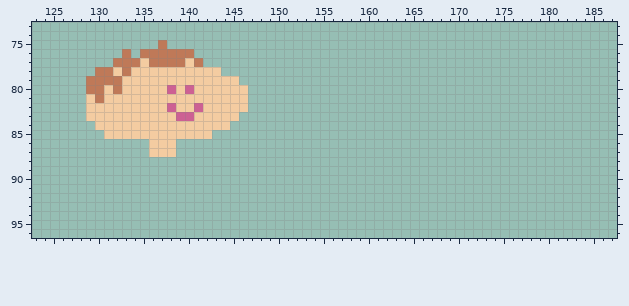
File history of a pixel-art file, resources/textures/Entities.aseprite. Above: the version before the commit.
512x512 pixels, 1 frame. Colours within 5 levels of each other are drawn and written as one. Shown: x 123..187, y 73..96.
The result:
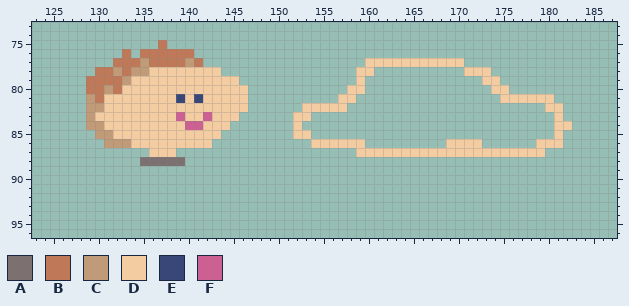
Palette (. is transparent): A #7d7071  B #bf7958  C #c19b77  D #f4cca1  E #394778  F #cd6093
The exact change:
Layer "Layer 1 #3":
y 77: x 135 D -> C; x 140 D -> C; x 160..170 ........... -> DDDDDDDDDDD
y 78: x 132 D -> C; x 134..135 DD -> CC; x 159..160 .. -> DD; x 171..173 ... -> DDD
y 79: x 133 D -> C; x 159 . -> D; x 173..174 .. -> DD
y 80: x 131 D -> C; x 138 F -> D; x 140 F -> D; x 158..159 .. -> DD; x 174..175 .. -> DD
y 81: x 129 D -> C; x 139 D -> E; x 141 D -> E; x 157..158 .. -> DD; x 175..180 ...... -> DDDDDD
y 82: x 129..130 DD -> CC; x 138 F -> D; x 141 F -> D; x 153..157 ..... -> DDDDD; x 180..181 .. -> DD
y 83: x 129 D -> C; x 140 F -> D; x 142 D -> F; x 152..153 .. -> DD; x 181 . -> D
y 84: x 129..130 .D -> CC; x 140..141 DD -> FF; x 152 . -> D; x 181..182 .. -> DD
y 85: x 130..131 .D -> CC; x 143 . -> D; x 152..153 .. -> DD; x 181 . -> D
y 86: x 131..135 ..... -> CCCDD; x 139..142 .... -> DDDD; x 154..159 ...... -> DDDDDD; x 169..172 .... -> DDDD; x 179..181 ... -> DDD
y 87: x 159..179 ..................... -> DDDDDDDDDDDDDDDDDDDDD
y 88: x 135..139 ..... -> AAAAA
